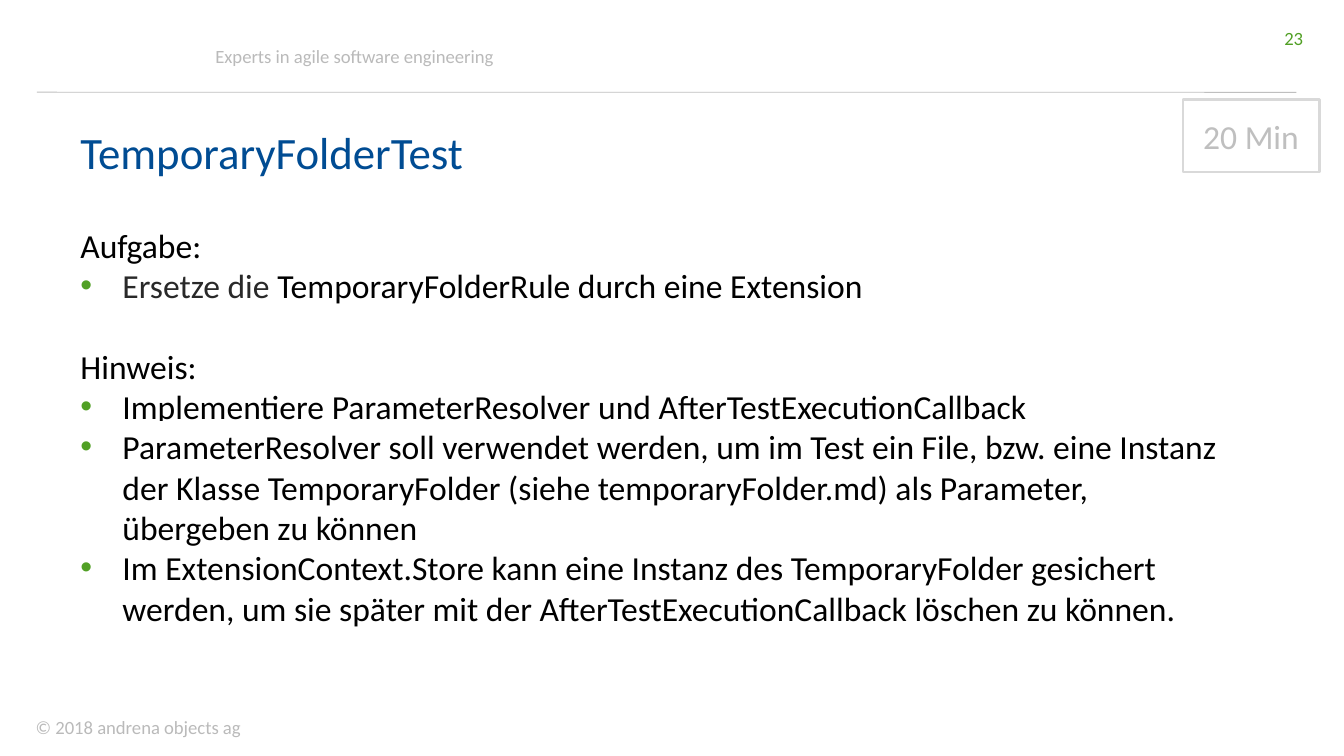
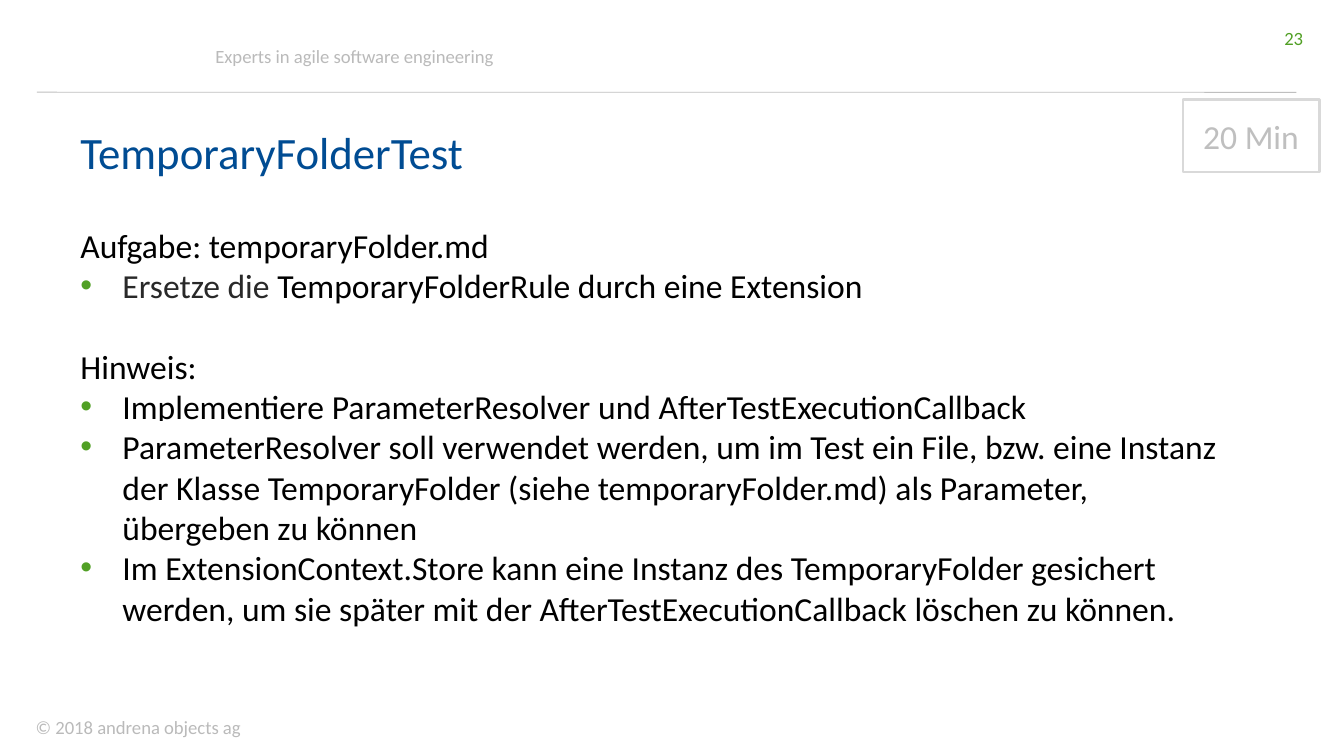
Before and after one commit to andrena/junit5-workshop-et-ka-2018, a slide deck: slide 23 of files/Folien.pptx. Drawn at 1344x756 pixels with LibreOffice and Linux fonts; fonts in the diff are those of the drawing; background and template pictures are left out. Boxes give left, top, right and bottom in pixels: in the first picture for what was removed or moved away, otherwise in the second. Text is boxed around its words. In the diff, an @@ line names an element or a change of style, - is before the commit and + after.

```diff
--- a/files/Folien.pptx
+++ b/files/Folien.pptx
@@ text at [80,234,489,264]: text changed @@
-Aufgabe:
+Aufgabe: temporaryFolder.md
```
Also in this commit, not shown: 10 other slides changed, 1 slide added.
